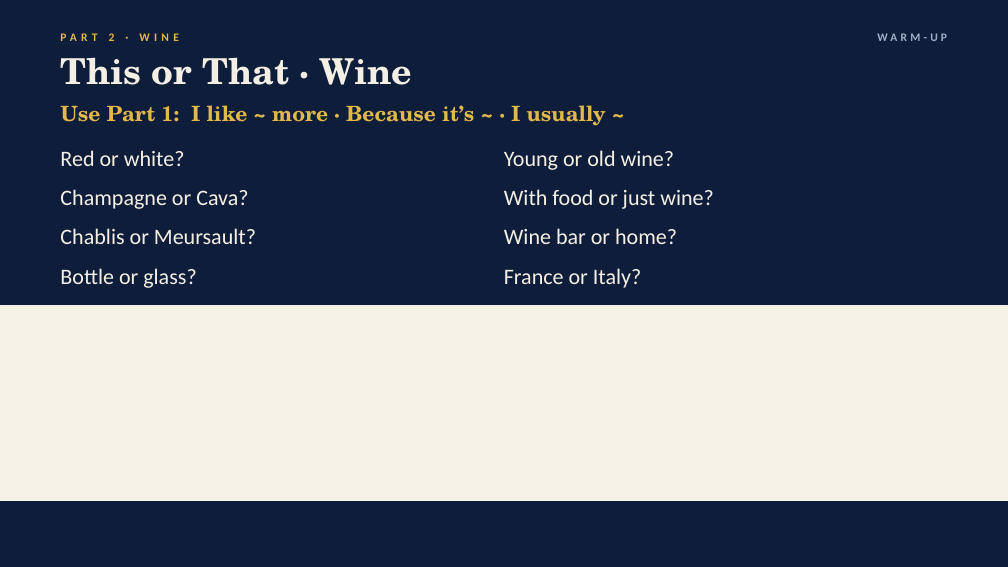
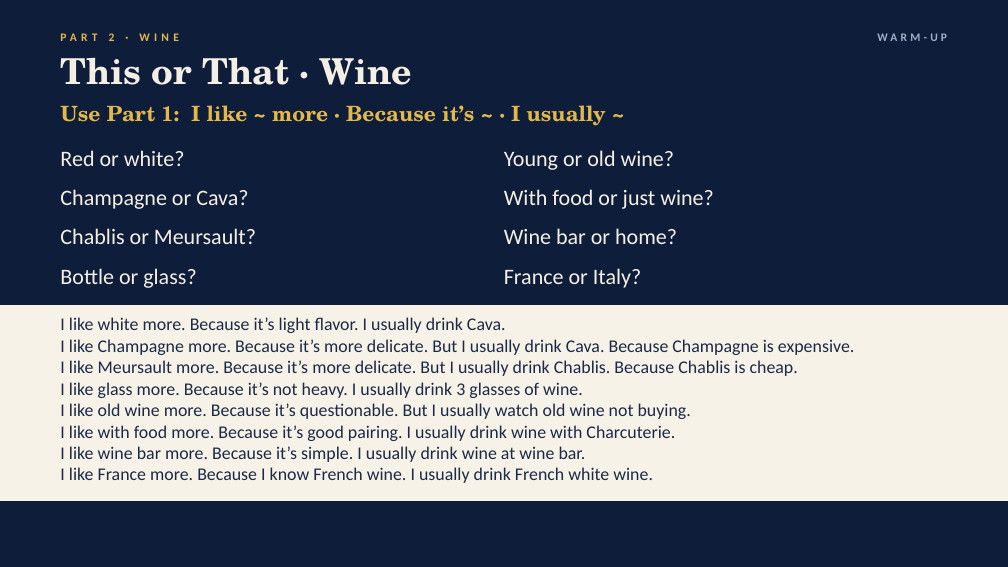
Before and after one commit to briankim-84/dea-m8q3, a slide deck: slide 5 of rafael-p6k2/Rafael_Class2_This_or_That.pptx. Drawn at 1008x567 pixels with LibreOffice and Linux fonts; fonts in the diff are those of the drawing. Boxes give left, top, right and bottom in pixels: in the first picture for what was removed or moved away, otherwise in the second. Text is boxed around its words. In the diff, an @@ line names an element or a change of style, - is before the commit and + after.

```diff
--- a/rafael-p6k2/Rafael_Class2_This_or_That.pptx
+++ b/rafael-p6k2/Rafael_Class2_This_or_That.pptx
@@ text in rectangle at (60,317,854,483): text added @@
+I like white more. Because it’s light flavor. I usually drink Cava.
+I like Champagne more. Because it’s more delicate. But I usually drink Cava. Because Champagne is expensive.
+I like Meursault more. Because it’s more delicate. But I usually drink Chablis. Because Chablis is cheap.
+I like glass more. Because it’s not heavy. I usually drink 3 glasses of wine.
+I like old wine more. Because it’s questionable. But I usually watch old wine not buying.
+I like with food more. Because it’s good pairing. I usually drink wine with Charcuterie.
+I like wine bar more. Because it’s simple. I usually drink wine at wine bar.
+I like France more. Because I know French wine. I usually drink French white wine.
```
Also in this commit, not shown: 4 other slides changed, 12 other files.
